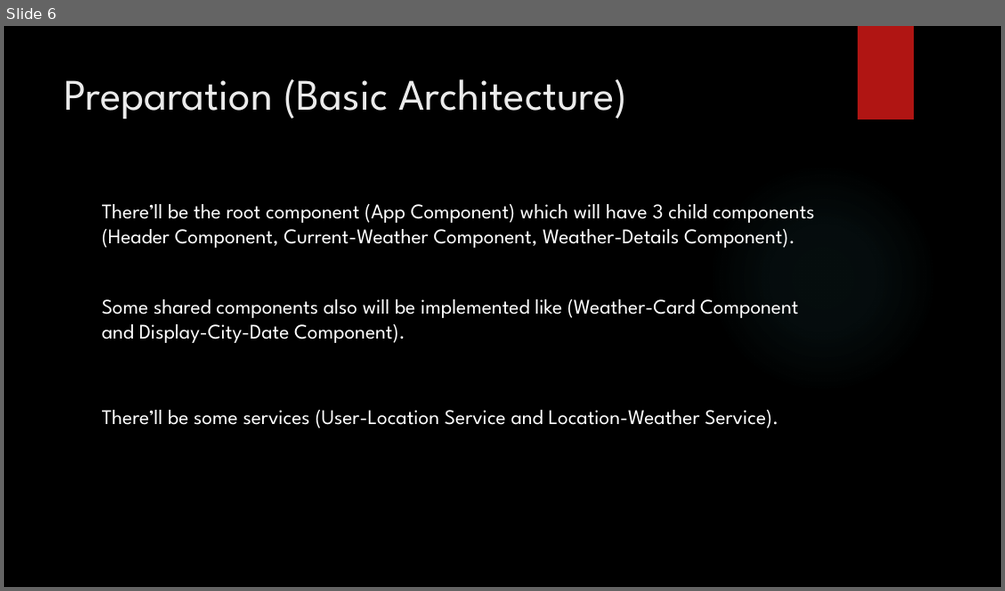
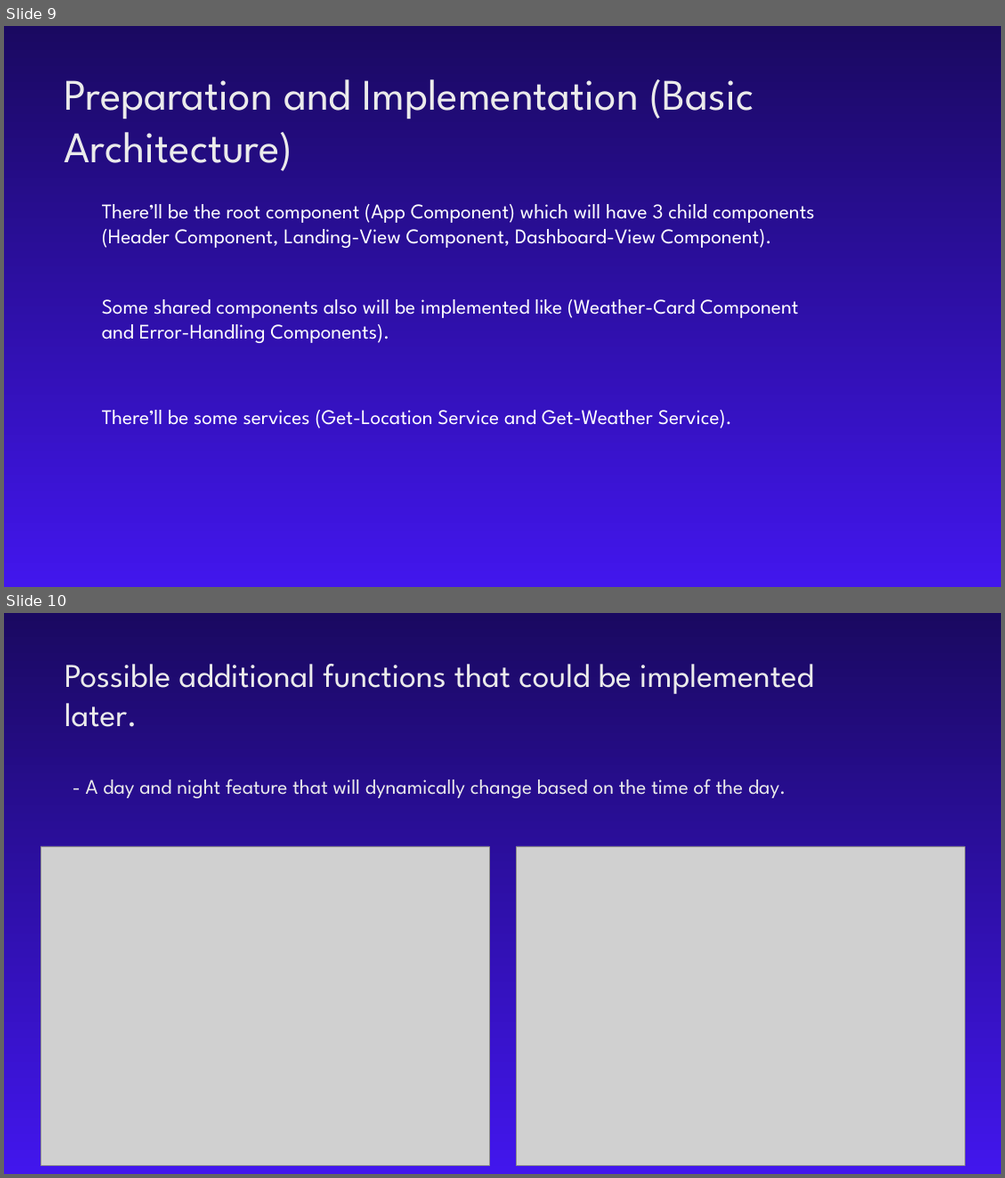
Before and after one commit to KhaledMhmd/Weather-Application, a slide deck: Presentation/Weather Website.pptm. Shown one above the other, each under a label of ours: slide 6 before the commit, slides 9 and 10 after it. The pictures are 1005x591 and 1005x1178 pixels, drawn with LibreOffice and Linux fonts; fonts in the diff are those of the drawing; grey boxes stand for pictures; background and template pictures are left out. Boxes give left, top, right and bottom in pixels: in the first picture for what was removed or moved away, otherwise in the second. Text is boxed around its words. In the diff, an @@ line names an element or a change of style, - is before the commit and + after.

```diff
--- a/Presentation/Weather Website.pptm
+++ b/Presentation/Weather Website.pptm
@@ slide 10 added at (4, 613, 1001, 1174), background gradient #1A0961 to #4216ED @@
@@ title added at (65, 664, 814, 798), 20 pt, text #EBEBEB @@
+Possible additional functions that could be implemented later.
+- A day and night feature that will dynamically change based on the time of the day.
@@ picture added at (40, 846, 489, 1166) @@
@@ picture added at (517, 846, 965, 1166) @@
@@ what was slide 6 is now slide 9 @@
@@ slide 9 changed as well @@
@@ background picture (left out) to gradient #1A0961 to #4216ED @@
@@ rectangle removed at (858, 26, 914, 119) @@
@@ title at (65, 79, 753, 171): text changed @@
-Preparation (Basic Architecture)
+Preparation and Implementation (Basic Architecture)
@@ ellipse removed at (708, 163, 938, 394) @@
@@ text at (102, 204, 815, 428): text changed @@
-There’ll be the root component (App Component) which will have 3 child components (Header Component, Current-Weather Component, Weather-Details Component).
-Some shared components also will be implemented like (Weather-Card Component and Display-City-Date Component).
-There’ll be some services (User-Location Service and Location-Weather Service).
+There’ll be the root component (App Component) which will have 3 child components (Header Component, Landing-View Component, Dashboard-View Component).
+Some shared components also will be implemented like (Weather-Card Component and Error-Handling Components).
+There’ll be some services (Get-Location Service and Get-Weather Service).
```
Also in this commit, not shown: 4 other slides changed, 5 other slides added, 1 slide removed, 21 other files.
